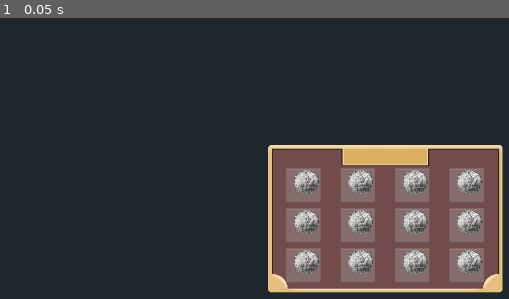
Above: before the commit, frame 1.
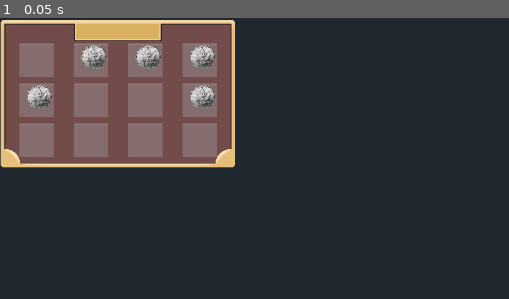
Above: after the commit, the same moment.

Repository: rwyndrum4/MENDAX
Game: Godot game, scene res://Inventory/Inventory.tscn
Same seed, same stepped clock (60 frames per second), same inputs: the game is played once before the commit and once after it. This scene is started directly instead of the project's main scene.
Inputs:
- Up to frame 1 (0.05 s): no input

The runs differ from the first frame. In frame 1, 48% of the frame differs, in the area x 0-99%, y 0-98%.

Commit message:
inventory bugs sorted out

Diff:
--- /dev/null
+++ b/game/Inventory/Inventory.gd
@@ -0,0 +1,41 @@
+"""
+* Programmer Name - Will Wyndrum
+* Description - Node for slots within the inventory
+* Date Created - 10/10/2022
+* Date Revisions:
+* Citations:
+	Based on tutorial from https://www.youtube.com/watch?v=FHYb63ppHmk
+"""
+
+extends Node2D
+
+const SlotClass = preload("res://Inventory/Slot.gd")
+onready var inventory_slots = $GridContainer
+var holding_item = null
+
+# Called when the node enters the scene tree for the first time.
+func _ready():
+	for inv_slot in inventory_slots.get_children():
+		inv_slot.connect("gui_input", self, "slot_gui_input", [inv_slot])
+
+func slot_gui_input(event: InputEvent, slot: SlotClass):
+	if event is InputEventMouseButton:
+		if event.button_index == BUTTON_LEFT && event.pressed:
+			if holding_item != null:
+				if slot.item == null: # place into slot
+					slot.putIntoSlot(holding_item)
+					holding_item = null
+				else: # swap holding item with item in slot
+					var temp_item = slot.item
+					slot.pickFromSlot()
+					temp_item.global_position = event.global_position
+					slot.putIntoSlot(holding_item)
+					holding_item = temp_item
+			elif slot.item:
+				holding_item = slot.item
+				slot.pickFromSlot()
+				holding_item.global_position = get_global_mouse_position()
+
+func _input(event):
+	if holding_item:
+		holding_item.global_position = get_global_mouse_position()
--- a/game/Inventory/Inventory.tscn
+++ b/game/Inventory/Inventory.tscn
@@ -1,29 +1,31 @@
-[gd_scene load_steps=5 format=2]
+[gd_scene load_steps=6 format=2]
 
 [ext_resource path="res://Inventory/Slot.gd" type="Script" id=1]
 [ext_resource path="res://Assets/2D Casual GUI/Usable/menu_gold_borders.png" type="Texture" id=2]
 [ext_resource path="res://Assets/2D Casual GUI/Usable/menu_tile.png" type="Texture" id=3]
+[ext_resource path="res://Inventory/Inventory.gd" type="Script" id=4]
 
 [sub_resource type="StyleBoxTexture" id=1]
 texture = ExtResource( 3 )
 region_rect = Rect2( 0, 0, 512, 512 )
 
 [node name="Inventory" type="Node2D"]
+script = ExtResource( 4 )
 
 [node name="TextureRect" type="TextureRect" parent="."]
-margin_left = 429.0
-margin_top = 203.0
-margin_right = 2932.0
-margin_bottom = 1778.0
+margin_left = 1.00003
+margin_top = 3.0
+margin_right = 2504.0
+margin_bottom = 1578.0
 rect_min_size = Vector2( 555, 350 )
 rect_scale = Vector2( 0.15, 0.15 )
 texture = ExtResource( 2 )
 
 [node name="GridContainer" type="GridContainer" parent="."]
-margin_left = 458.0
-margin_top = 241.0
-margin_right = 780.0
-margin_bottom = 424.0
+margin_left = 31.0
+margin_top = 41.0
+margin_right = 353.0
+margin_bottom = 224.0
 custom_constants/vseparation = 9
 custom_constants/hseparation = 32
 columns = 4
--- a/game/Inventory/Item.tscn
+++ b/game/Inventory/Item.tscn
@@ -3,10 +3,12 @@
 [ext_resource path="res://Assets/coin.png" type="Texture" id=1]
 
 [node name="Item" type="Node2D"]
+z_index = 1
 
 [node name="TextureRect" type="TextureRect" parent="."]
 margin_right = 920.0
 margin_bottom = 610.0
 rect_scale = Vector2( 0.07, 0.07 )
+mouse_filter = 2
 input_pass_on_modal_close_click = false
 texture = ExtResource( 1 )
--- a/game/Inventory/Slot.gd
+++ b/game/Inventory/Slot.gd
@@ -8,19 +8,41 @@
 """
 extends Panel
 
+var default_tex = preload("res://Assets/2D Casual GUI/Usable/menu_tile.png")
+var empty_tex = null
+
+var default_style: StyleBoxTexture = null
+var empty_style: StyleBoxTexture = null
+
+var item = null
 var ItemClass = preload("res://Inventory/Item.tscn")
-var item = null
 
-# Declare member variables here. Examples:
-# var a = 2
-# var b = "text"
-
+func refresh_style(): # useful for having a new empty inventory slot icon
+	pass
 
 # Called when the node enters the scene tree for the first time.
 func _ready():
-	item = ItemClass.instance()
+	default_style = StyleBoxTexture.new()
+	empty_style = StyleBoxTexture.new()
+	if randi() % 3 == 0:
+		item = ItemClass.instance()
+		add_child(item)
+
+func pickFromSlot():
+	remove_child(item)
+	var inventoryNode = find_parent("Inventory")
+	inventoryNode.add_child(item)
+	item = null
+	refresh_style()
+
+func putIntoSlot(new_item):
+	item = new_item
+	item.position = Vector2(0, 0)
+	var inventoryNode = find_parent("Inventory")
+	inventoryNode.remove_child(item)
 	add_child(item)
-
+	item = null
+	refresh_style()
 
 # Called every frame. 'delta' is the elapsed time since the previous frame.
 #func _process(delta):
